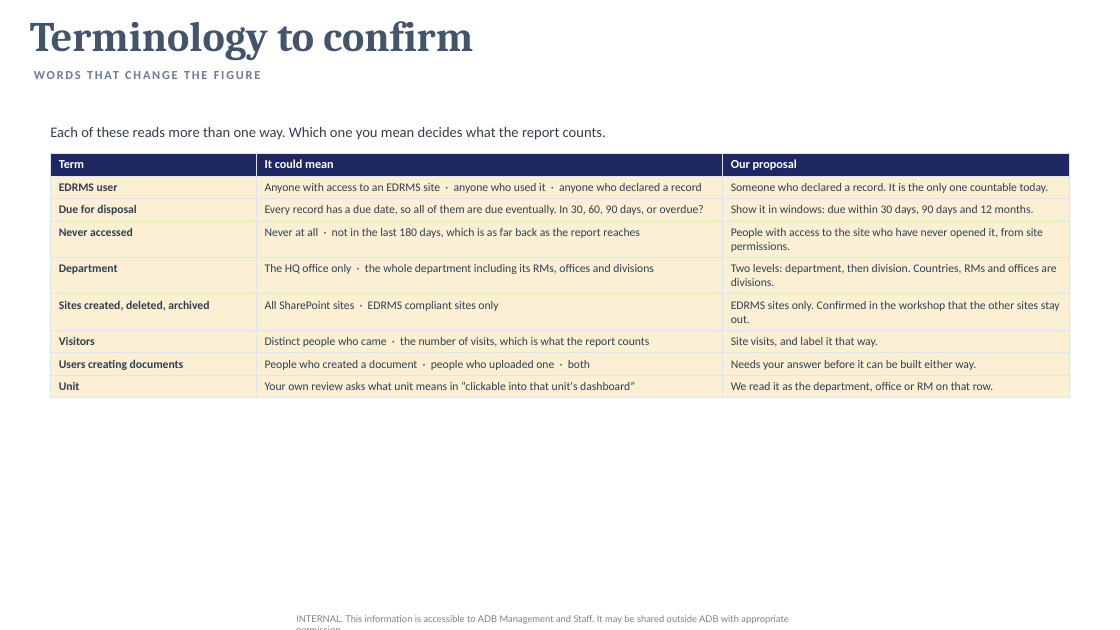
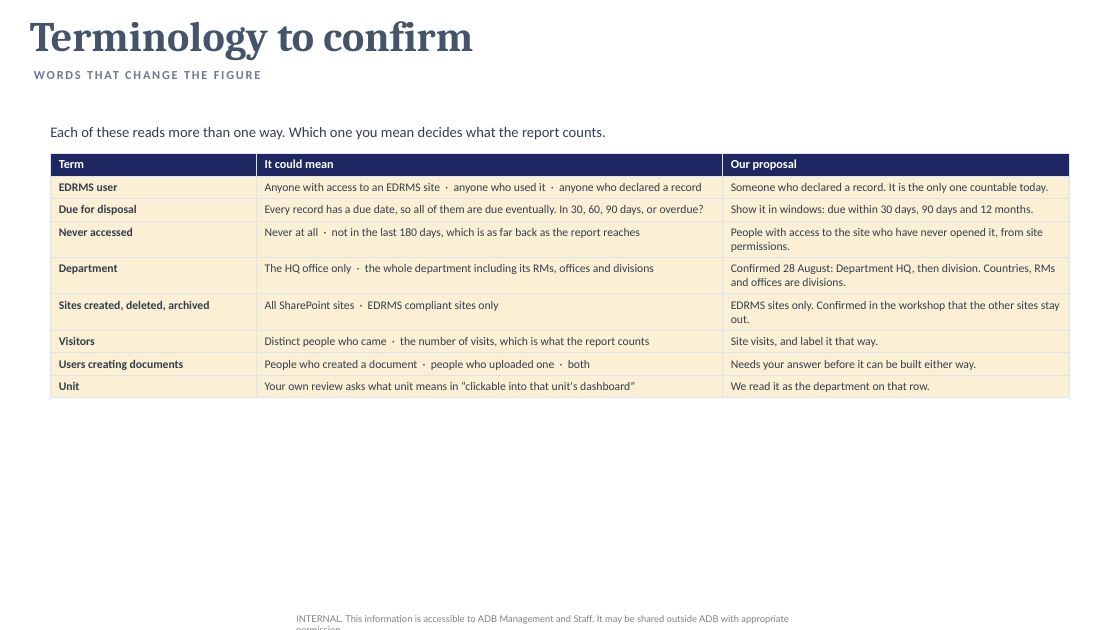
Before and after one commit to perezfiles01-droid/Jim, a slide deck: slide 12 of EDRMS_Util_Report_3.pptx. Drawn at 1120x630 pixels with LibreOffice and Linux fonts; fonts in the diff are those of the drawing; background and template pictures are left out. Boxes give left, top, right and bottom in pixels: in the first picture for what was removed or moved away, otherwise in the second. Text is boxed around its words. In the diff, an @@ line names an element or a change of style, - is before the commit and + after.

```diff
--- a/EDRMS_Util_Report_3.pptx
+++ b/EDRMS_Util_Report_3.pptx
@@ table at (50,153,1070,397) @@
-row 5, column 3: Two levels: department, then division. Countries, RMs and offices are divisions.
+row 5, column 3: Confirmed 28 August: Department HQ, then division. Countries, RMs and offices are divisions.
-row 9, column 3: We read it as the department, office or RM on that row.
+row 9, column 3: We read it as the department on that row.
```
Also in this commit, not shown: 4 other slides changed.
